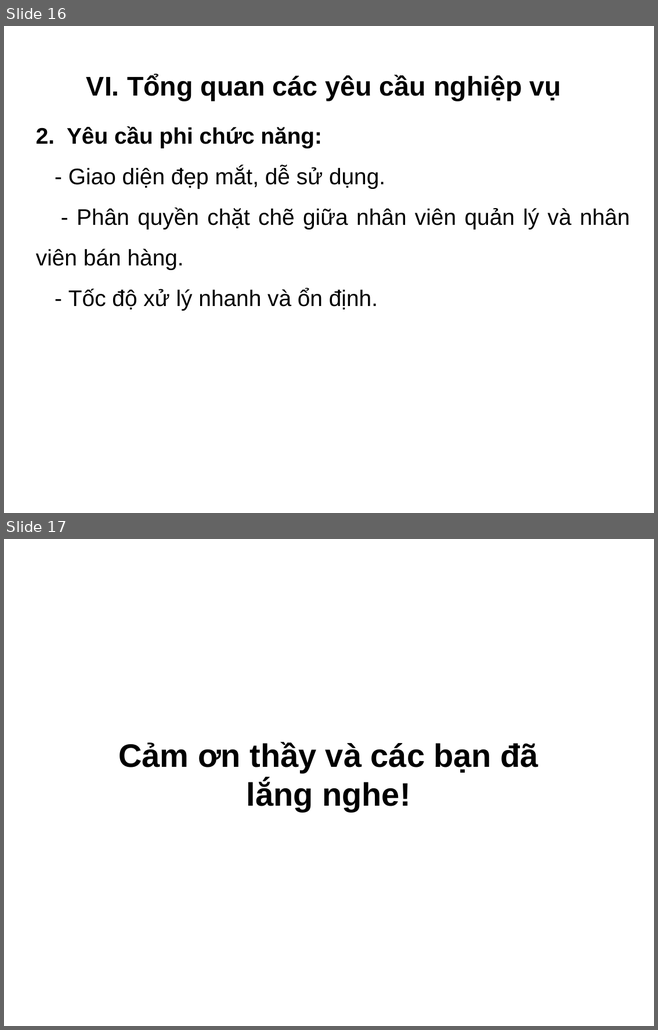
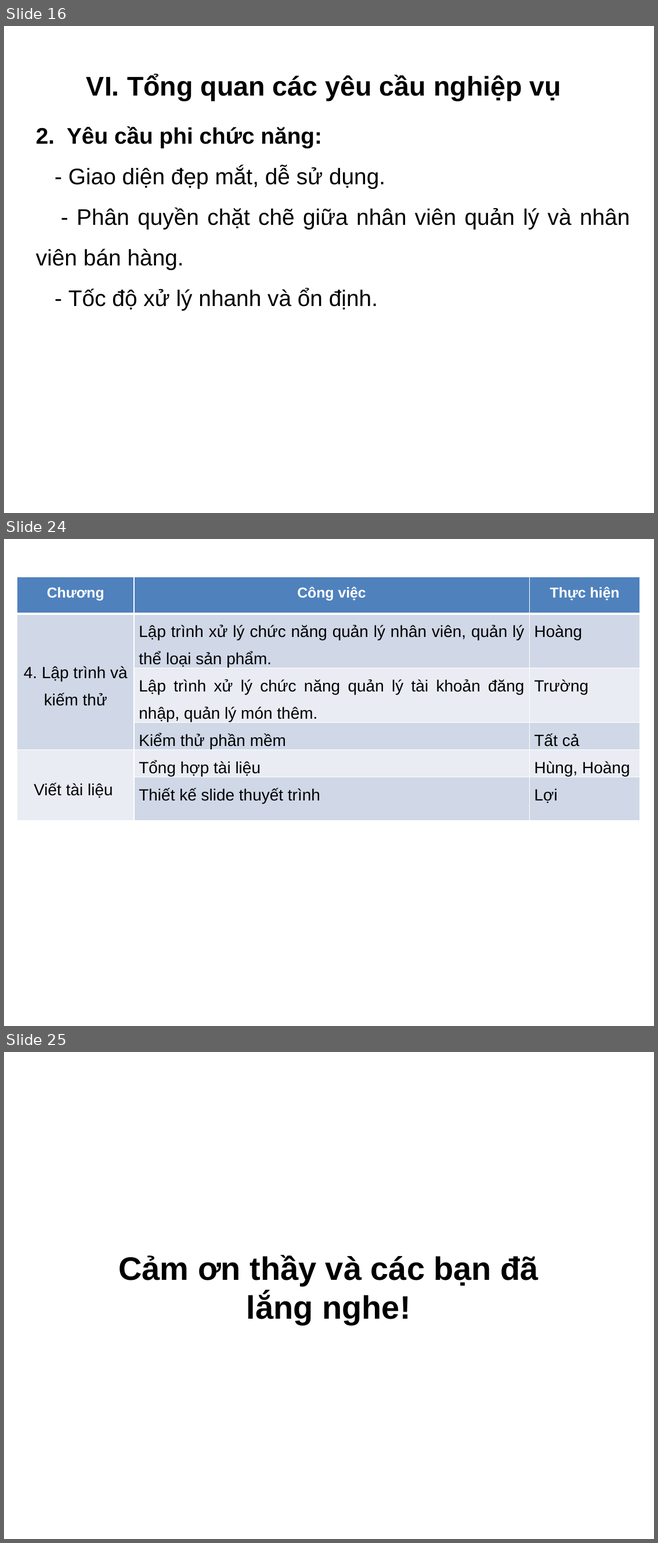
Before and after one commit to hungtadasuke/CoffeShop_SoftwareTechnology, a slide deck: Word_PDF_full/Slide.pptx. Shown one above the other, each under a label of ours: slides 16 and 17 before the commit, slides 16, 24 and 25 after it; the slides between them are not shown. The pictures are 658x1030 and 658x1543 pixels, drawn with LibreOffice and Linux fonts; fonts in the diff are those of the drawing; background and template pictures are left out. Boxes give left, top, right and bottom in pixels: in the first picture for what was removed or moved away, otherwise in the second. Text is boxed around its words. In the diff, an @@ line names an element or a change of style, - is before the commit and + after.

```diff
--- a/Word_PDF_full/Slide.pptx
+++ b/Word_PDF_full/Slide.pptx
@@ slide 24 added at [4,539,654,1026], background picture (left out) @@
@@ table added at [17,577,639,832], 6 rows, 3 columns @@
+Chương | Công việc | Thực hiện
+4. Lập trình và kiếm thử | Lập trình xử lý chức năng quản lý nhân viên, quản lý thể loại sản phẩm. | Hoàng
+ | Lập trình xử lý chức năng quản lý tài khoản đăng nhập, quản lý món thêm. | Trường
+ | Kiểm thử phần mềm | Tất cả
+Viết tài liệu | Tổng hợp tài liệu | Hùng, Hoàng
+ | Thiết kế slide thuyết trình | Lợi
@@ what was slide 17 is now slide 25 @@
```
Also in this commit, not shown: 7 other slides added, 9 other files.
